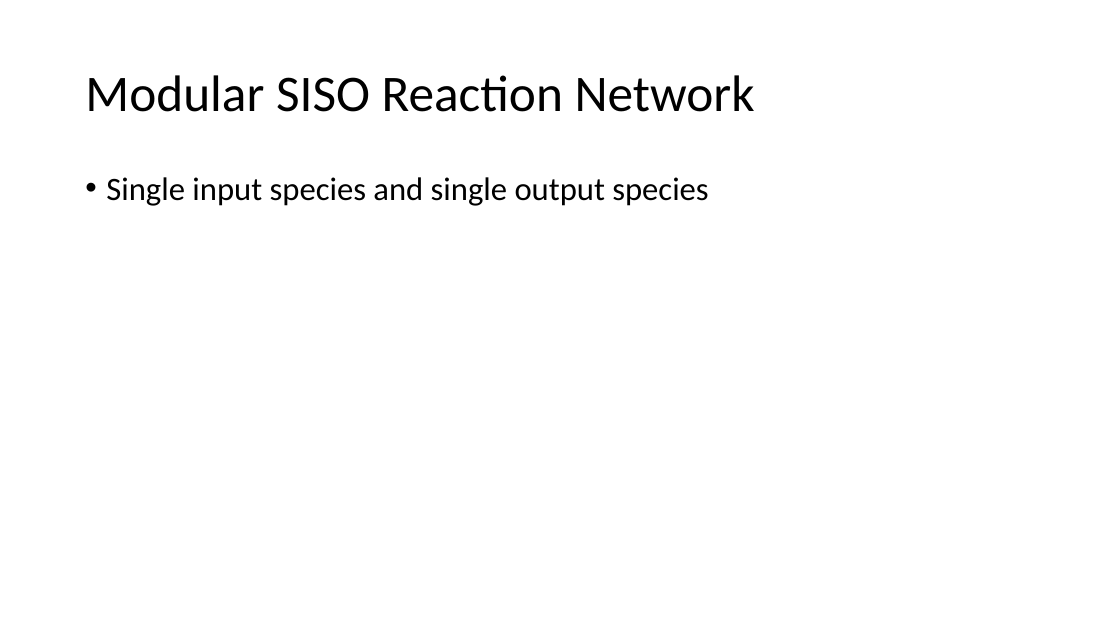
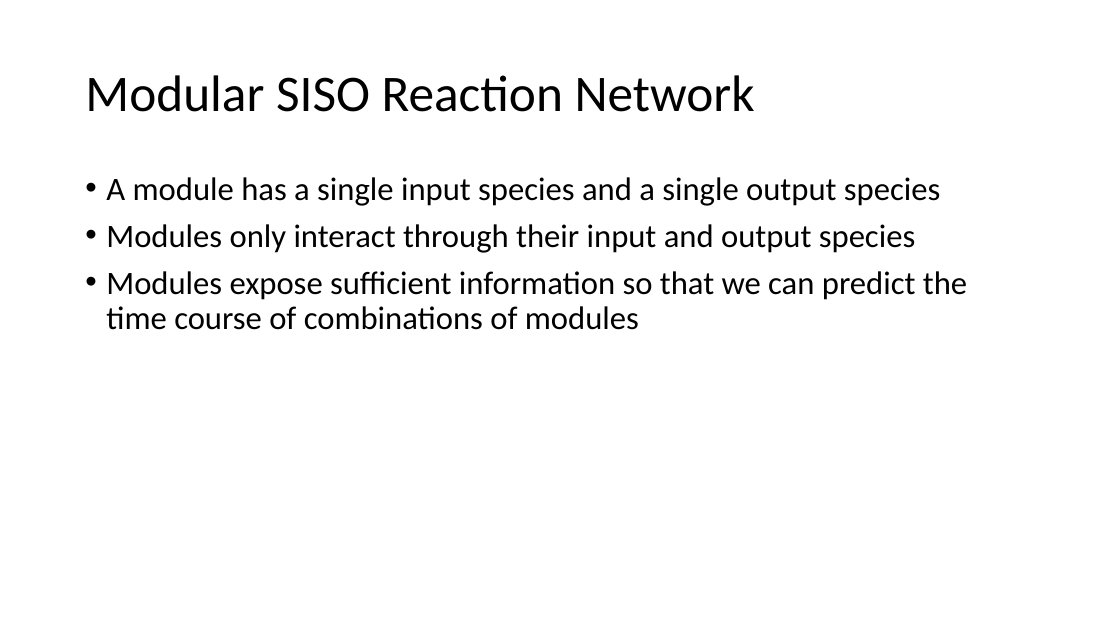
Before and after one commit to joseph-hellerstein/linear_reaction_networks, a slide deck: slide 8 of docs/module_framework.pptx (slide 5 before the commit). Drawn at 1120x630 pixels with LibreOffice and Linux fonts; fonts in the diff are those of the drawing. Boxes give left, top, right and bottom in pixels: in the first picture for what was removed or moved away, otherwise in the second. Text is boxed around its words. In the diff, an @@ line names an element or a change of style, - is before the commit and + after.

```diff
--- a/docs/module_framework.pptx
+++ b/docs/module_framework.pptx
@@ text at <box>106,177,967,330</box>: text changed @@
-• Single input species and single output species
+• A module has a single input species and a single output species
+• Modules only interact through their input and output species
+• Modules expose sufficient information so that we can predict the time course of combinations of modules
```
Also in this commit, not shown: 1 other slide changed, 3 slides added, 1 other file.
